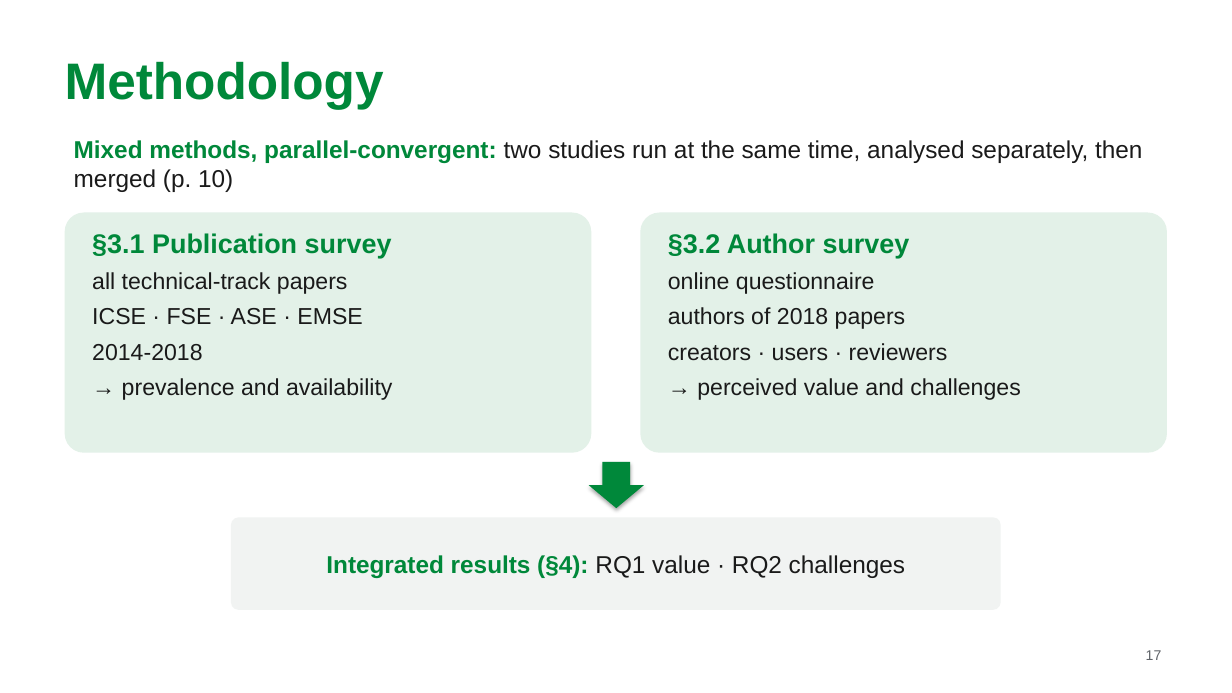
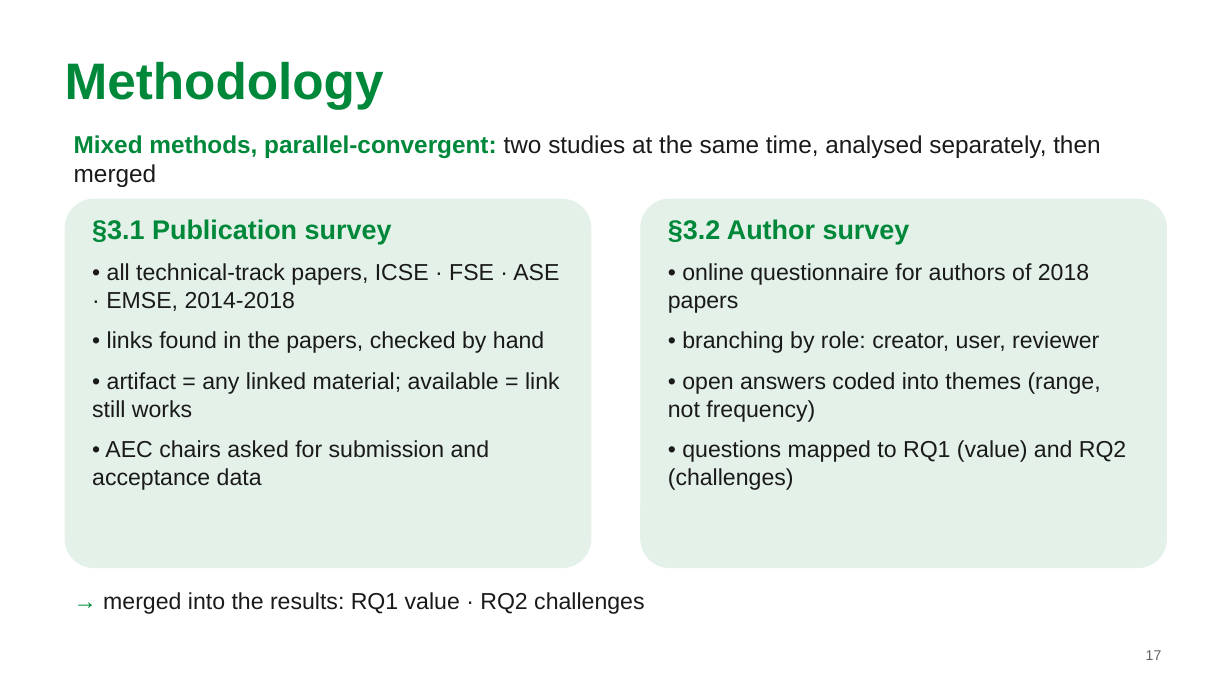
Before and after one commit to MarkAndreDuesing/Reprod_Docs_And_Notes, a slide deck: slide 17 of Vorl_2/slides/lecture2-team-paper2.pptx. Drawn at 1232x693 pixels with LibreOffice and Linux fonts; fonts in the diff are those of the drawing. Boxes give left, top, right and bottom in pixels: in the first picture for what was removed or moved away, otherwise in the second. Text is boxed around its words. In the diff, an @@ line names an element or a change of style, - is before the commit and + after.

```diff
--- a/Vorl_2/slides/lecture2-team-paper2.pptx
+++ b/Vorl_2/slides/lecture2-team-paper2.pptx
@@ text at [74,135,1100,187]: text changed @@
-Mixed methods, parallel-convergent: two studies run at the same time, analysed separately, then merged (p. 10)
+Mixed methods, parallel-convergent: two studies at the same time, analysed separately, then merged
@@ rounded rectangle: place and size @@
-rounded rectangle at [65,213,592,453]
+rounded rectangle at [65,199,592,568]
@@ text "§3.1 Publication survey": place and size @@
-text "§3.1 Publication survey" at [92,233,393,400]
+text "§3.1 Publication survey" at [92,219,560,490]
@@ rounded rectangle: place and size @@
-rounded rectangle at [640,213,1167,453]
+rounded rectangle at [640,199,1167,568]
@@ text "§3.2 Author survey": place and size @@
-text "§3.2 Author survey" at [668,233,1020,400]
+text "§3.2 Author survey" at [668,219,1126,490]
@@ text at [92,219,392,244]: more space between paragraphs @@
@@ text at [668,219,910,244]: more space between paragraphs @@
@@ text at [92,263,560,490]: text changed @@
-all technical-track papers
-ICSE · FSE · ASE · EMSE
-2014-2018
-→ prevalence and availability
+• all technical-track papers, ICSE · FSE · ASE · EMSE, 2014-2018
+• links found in the papers, checked by hand
+• artifact = any linked material; available = link still works
+• AEC chairs asked for submission and acceptance data
@@ text at [668,263,1126,490]: text changed @@
-online questionnaire
-authors of 2018 papers
-creators · users · reviewers
-→ perceived value and challenges
+• online questionnaire for authors of 2018 papers
+• branching by role: creator, user, reviewer
+• open answers coded into themes (range, not frequency)
+• questions mapped to RQ1 (value) and RQ2 (challenges)
@@ down arrow removed at [589,462,644,508] @@
@@ rounded rectangle removed at [231,518,1001,610] @@
@@ text "→ merged into the results: ..." at [103,592,644,614]: vertical alignment middle to top @@
@@ text at [103,592,644,614]: text changed; size 19 to 18 pt; text colour #00883A to #1A1A1A; bold off @@
-Integrated results (§4): RQ1 value · RQ2 challenges
+→ merged into the results: RQ1 value · RQ2 challenges
```
Also in this commit, not shown: 11 other slides changed, 1 slide added, 1 slide removed, 1 other file.
